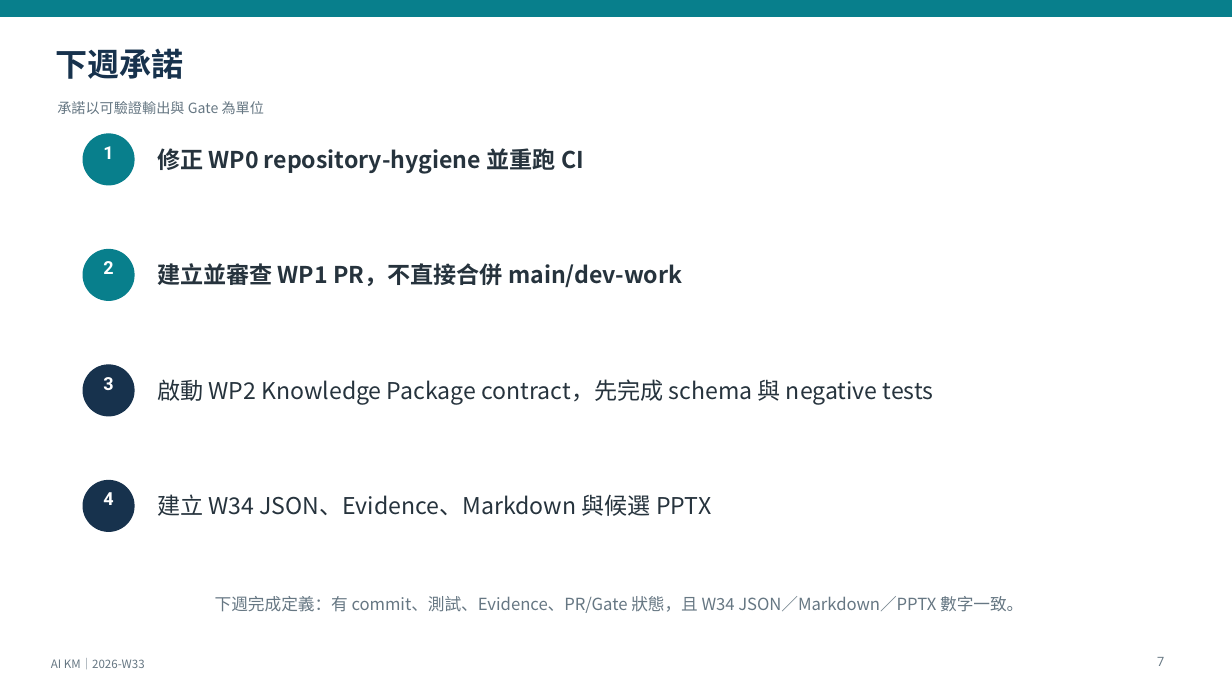
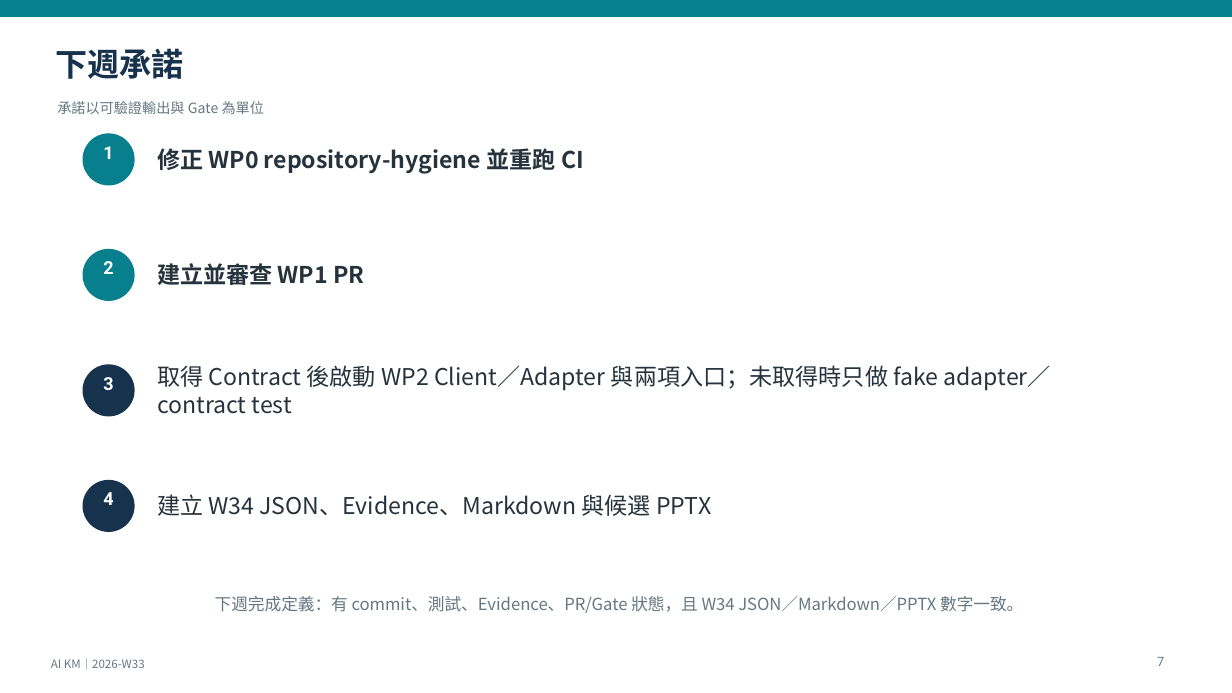
Before and after one commit to kyocarlos/knowledge-base-agent-source, a slide deck: slide 7 of docs/km-modernization/progress/presentations/AI-KM-Weekly-2026-W33.pptx. Drawn at 1232x693 pixels with LibreOffice and Linux fonts; fonts in the diff are those of the drawing. Boxes give left, top, right and bottom in pixels: in the first picture for what was removed or moved away, otherwise in the second. Text is boxed around its words. In the diff, an @@ line names an element or a change of style, - is before the commit and + after.

```diff
--- a/docs/km-modernization/progress/presentations/AI-KM-Weekly-2026-W33.pptx
+++ b/docs/km-modernization/progress/presentations/AI-KM-Weekly-2026-W33.pptx
@@ text at [157,263,364,285]: text changed @@
-建立並審查 WP1 PR，不直接合併 main/dev-work
+建立並審查 WP1 PR
@@ text at [157,365,1051,414]: text changed @@
-啟動 WP2 Knowledge Package contract，先完成 schema 與 negative tests
+取得 Contract 後啟動 WP2 Client／Adapter 與兩項入口；未取得時只做 fake adapter／contract test
```
Also in this commit, not shown: 6 other slides changed, 12 other files.
